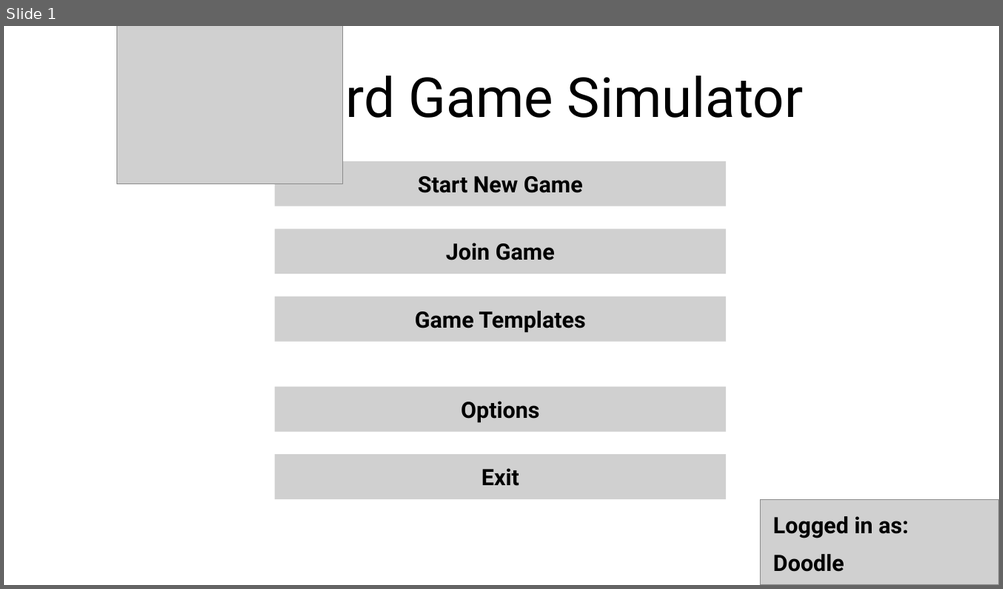
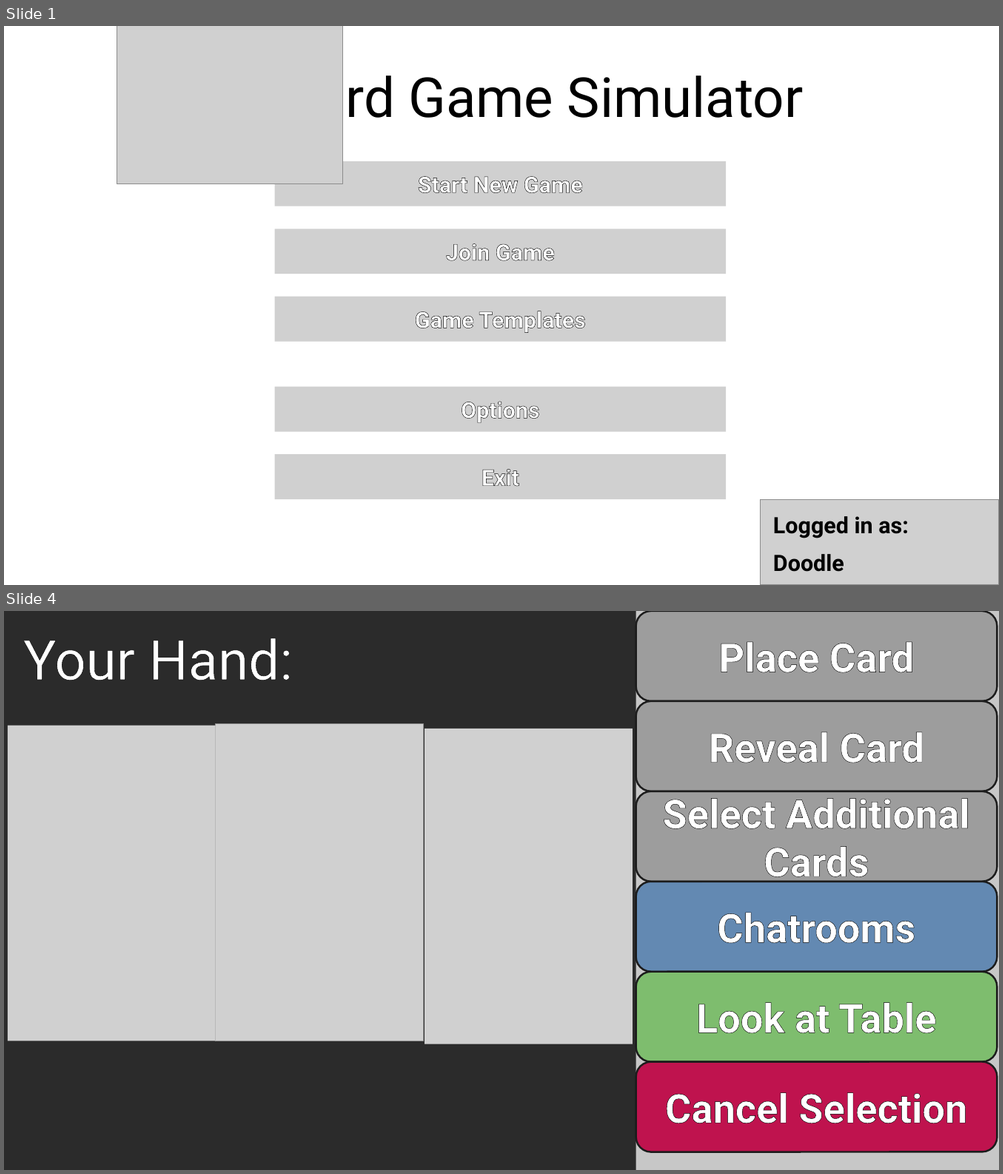
Before and after one commit to NyaaDoodle/card-game-simulator, a slide deck: Documents/Proposal Screen Sketches.odp. Shown one above the other, each under a label of ours: slide 1 before the commit, slides 1 and 4 after it; the slides between them are not shown. The pictures are 1003x589 and 1003x1174 pixels, drawn with LibreOffice and Linux fonts; fonts in the diff are those of the drawing; grey boxes stand for pictures; background and template pictures are left out; a plain dark background stands for a picture behind light text. Boxes give left, top, right and bottom in pixels: in the first picture for what was removed or moved away, otherwise in the second. Text is boxed around its words. In the diff, an @@ line names an element or a change of style, - is before the commit and + after.

```diff
--- a/Documents/Proposal Screen Sketches.odp
+++ b/Documents/Proposal Screen Sketches.odp
@@ slide 4 added at [4, 611, 999, 1170], background picture (left out) @@
@@ rectangle added at [636, 611, 999, 1170], fill #EEEEEE at 80% opacity @@
@@ rounded rectangle added at [636, 611, 997, 701], fill #999999 at 90% opacity, outline #1C1C1C 1.45 pt, 32 pt, text #FFFFFF, bold @@
+Place Card
@@ title added at [23, 638, 293, 681], 44 pt, text #FFFFFF @@
+Your Hand:
@@ rounded rectangle added at [636, 701, 997, 792], fill #999999 at 90% opacity, outline #1C1C1C 1.45 pt, 32 pt, text #FFFFFF, bold @@
+Reveal Card
@@ picture added at [8, 726, 215, 1042] @@
@@ picture added at [215, 723, 423, 1042] @@
@@ picture added at [424, 729, 632, 1044] @@
@@ rounded rectangle added at [636, 792, 997, 882], fill #999999 at 90% opacity, outline #1C1C1C 1.45 pt, 32 pt, text #FFFFFF, bold @@
+Select Additional Cards
@@ rounded rectangle added at [636, 882, 997, 972], fill #5983B0 at 90% opacity, outline #1C1C1C 1.45 pt, 32 pt, text #FFFFFF, bold @@
+Chatrooms
@@ rounded rectangle added at [636, 972, 997, 1062], fill #77BC65 at 90% opacity, outline #1C1C1C 1.45 pt, 32 pt, text #FFFFFF, bold @@
+Look at Table
@@ rounded rectangle added at [636, 1062, 997, 1153], fill #BF0041 at 90% opacity, outline #1C1C1C 1.45 pt, 32 pt, text #FFFFFF, bold @@
+Cancel Selection
@@ slide 1 changed as well @@
@@ text colour #000000 to #FFFFFF, letter outline none to #000000 0.75 pt in 5 elements at [275, 161, 726, 207], [275, 229, 726, 274], [275, 297, 726, 342], [275, 387, 726, 432], [275, 454, 726, 500] @@
```
Also in this commit, not shown: 1 other slide changed, 3 other slides added, 3 other files.
